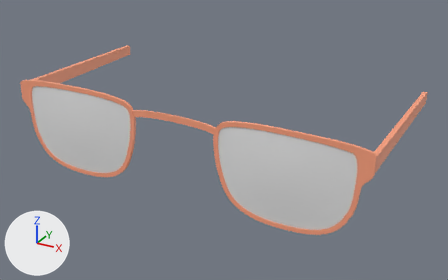
Before and after pictures for a commit that changed the FBX model Runtime/PRADA Glasses/PRADA Glasses Wide Optimized Cutoff.fbx.
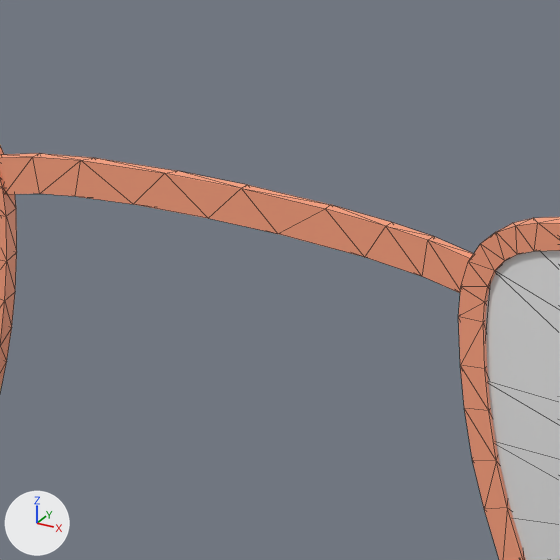
Each version appears first whole from a 50 mm camera at (0.1468, -0.3462, 1.6795) aimed at (0.0036, -0.086, 1.5493), and next in a close-up on the part from 30% to 52% of the width and 30% to 65% of the height. The lights are fixed; the arrows at lower left show +X, +Y and +Z. The close-ups show mesh edges as thin lines.

Script lines for the objects in view, before the commit:
```python
me_cube_027 = bpy.data.meshes.new('Cube.027')
me_cube_027.from_pydata(...)  # 1002 vertices, 1510 faces; spans x -0.094..0.094, y -0.003..0.09, z -0.041..0.006
# faces by material slot: [944, 566]
me_cube_027.materials.append(mat_prada_frames_wide)  # beige #ffa480
me_cube_027.materials.append(mat_prada_lens)  # white #e7e7e7
ob_prada_glasses_wide_optimized_cutoff = bpy.data.objects.new('PRADA Glasses Wide Optimized Cutoff', me_cube_027)
ob_prada_glasses_wide_optimized_cutoff.location = (0.0, -0.12705, 1.57516)
```
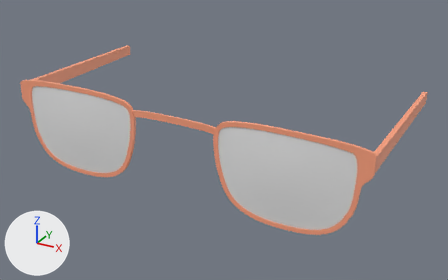
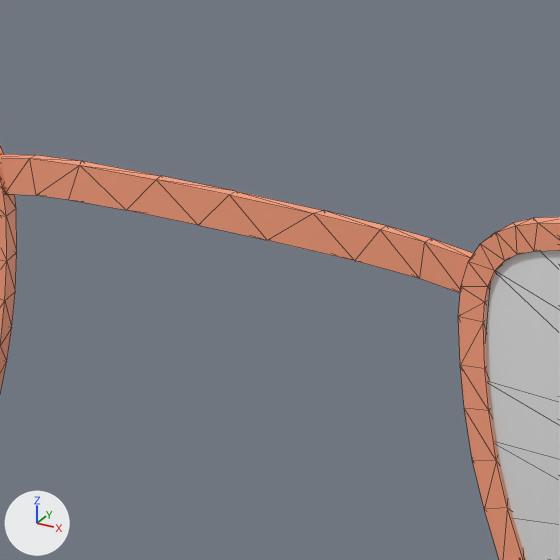
Commit message: Fixed Nose Bridge on PRADA Glasses.

What differs and where, as boxes [x1, y1, x2, y2] in the close-ups (560 x 560 px; the box of a moved part takes in the faces that stretch with it):
part 1 of me_cube_027, moved or reshaped
    before: [0, 153, 473, 277]
    after: [0, 154, 474, 279]

The change, as a list of edits to the scene's bpy script:
```text
Change me_cube_027:
    used by ob_prada_glasses_wide_optimized_cutoff; location = (0.0, -0.12705, 1.57516)
    remove me_cube_027.from_pydata(...)  # 1002 vertices, 1510 faces; spans x -0.094..0.094, y -0.003..0.09, z -0.041..0.006
    add me_cube_027.from_pydata(...)  # 1000 vertices, 1518 faces; spans x -0.094..0.094, y -0.003..0.09, z -0.041..0.006
    me_cube_027 part 1
    10 vertices are removed from x -0.017..0.015, y -0.001..0.0, z -0.002..0.002
    51 faces are deleted
    4 vertices move from x -0.002..0.006, y -0.001..0.0, z -0.002..0.002 to x -0.002..0.005, y -0.002, z -0.002..0.002
    12 vertices are added at x -0.018..0.015, y -0.003..0.0, z -0.003..0.002
    55 new faces join them, mat_prada_frames_wide (beige #ffa480)
```
